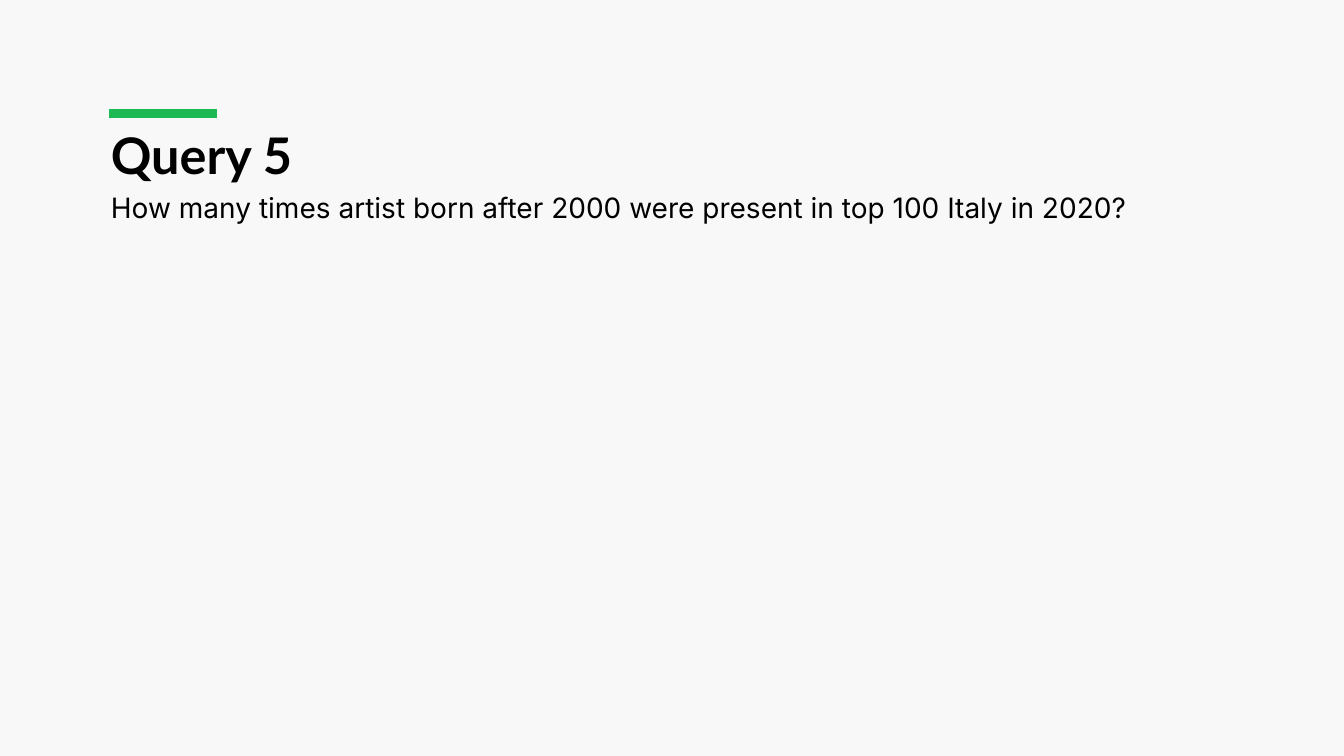
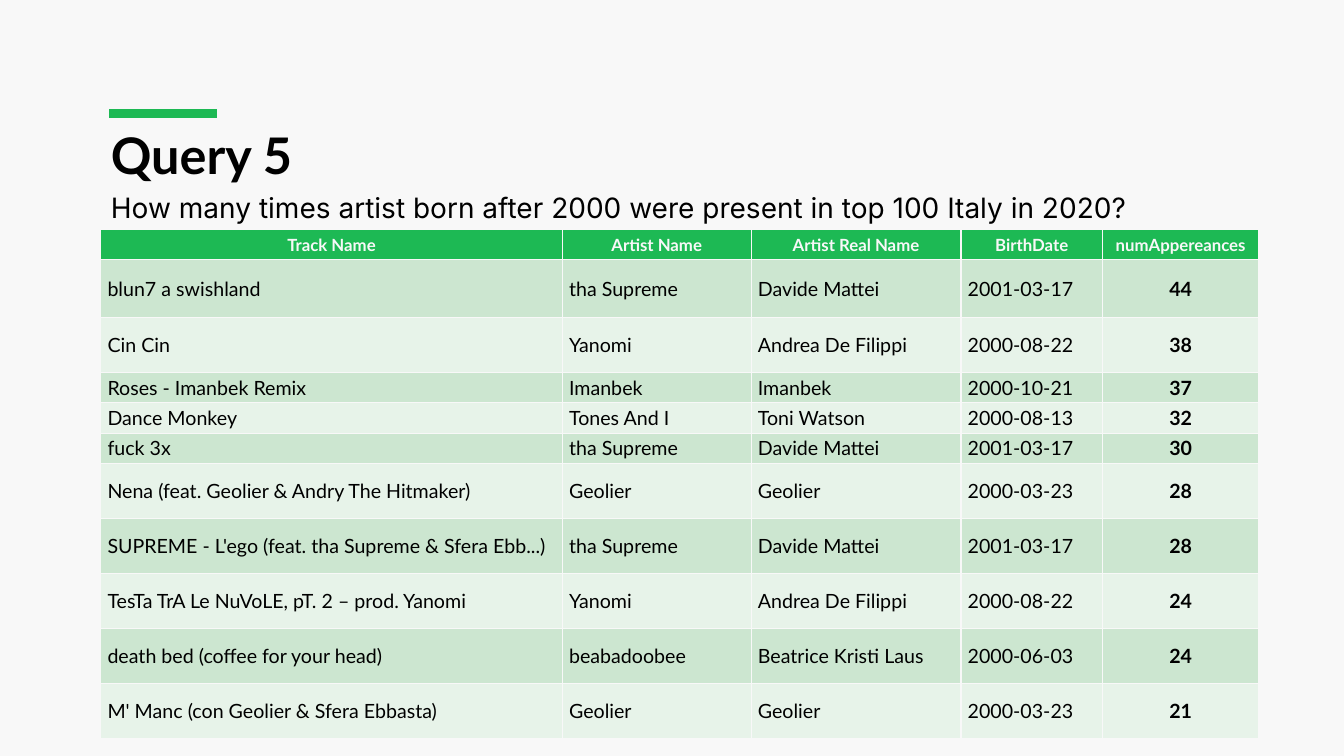
Before and after one commit to luca-martinelli-09/spotify-lod, a slide deck: slide 15 of Spotify_Presentation.pptx. Drawn at 1344x756 pixels with LibreOffice and Linux fonts; fonts in the diff are those of the drawing. Boxes give left, top, right and bottom in pixels: in the first picture for what was removed or moved away, otherwise in the second. Text is boxed around its words. In the diff, an @@ line names an element or a change of style, - is before the commit and + after.

Commit message:
slides

```diff
--- a/Spotify_Presentation.pptx
+++ b/Spotify_Presentation.pptx
@@ table added at [101, 230, 1258, 739], 11 rows, 5 columns @@
+Track Name | Artist Name | Artist Real Name | BirthDate | numAppereances
+blun7 a swishland | tha Supreme | Davide Mattei | 2001-03-17 | 44
+Cin Cin | Yanomi | Andrea De Filippi | 2000-08-22 | 38
+Roses - Imanbek Remix | Imanbek | Imanbek | 2000-10-21 | 37
+Dance Monkey | Tones And I | Toni Watson | 2000-08-13 | 32
+fuck 3x | tha Supreme | Davide Mattei | 2001-03-17 | 30
+Nena (feat. Geolier & Andry The Hitmaker) | Geolier | Geolier | 2000-03-23 | 28
+SUPREME - L'ego (feat. tha Supreme & Sfera Ebb...) | tha Supreme | Davide Mattei | 2001-03-17 | 28
+TesTa TrA Le NuVoLE, pT. 2 – prod. Yanomi | Yanomi | Andrea De Filippi | 2000-08-22 | 24
+death bed (coffee for your head) | beabadoobee | Beatrice Kristi Laus | 2000-06-03 | 24
+M' Manc (con Geolier & Sfera Ebbasta) | Geolier | Geolier | 2000-03-23 | 21
```
Also in this commit, not shown: 3 other slides changed.
